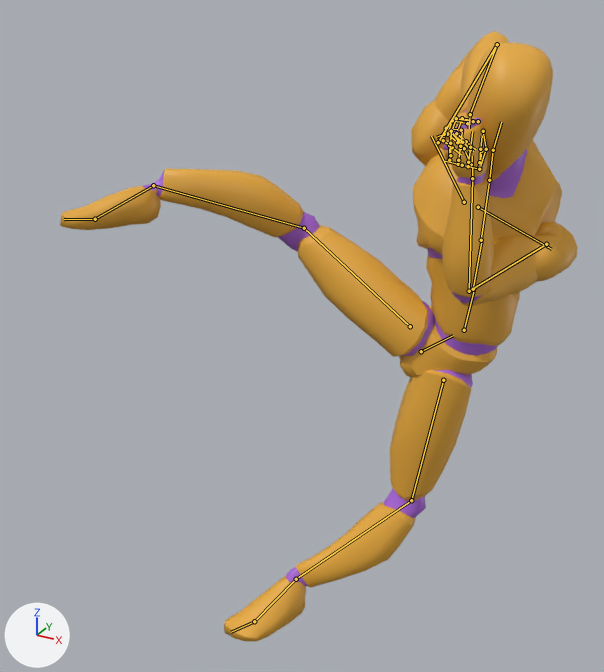
What one commit did to the glTF model public/models/quaternius/blender-kicks-core.glb.
Rendered twice from a camera (50 mm lens) standing at (1.189, -1.898, 1.797) and looking at (0.239, -0.17, 0.932). Lighting does not change. The marker at lower left points along +X, +Y and +Z. The picture after the commit comes second. Both versions are drawn at frame 13 of the action 'BF_RisingKick_R'; the numbers are the values there. The bones that change, and the others that lie on the model, are drawn over the model as lines.

The first picture shows 'Mannequin'.
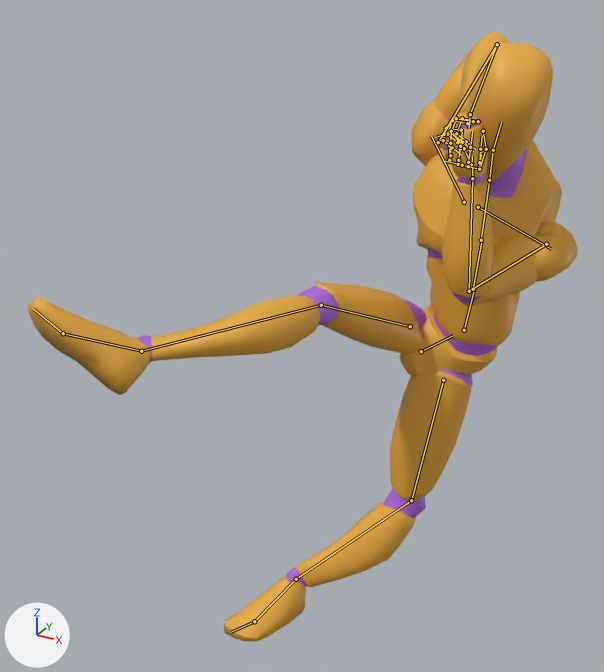
Commit message: Generate measured Motion Foundry V6 kick actions

Location of each change, [x1, y1, x2, y2] in pixels of the pictures (604 x 672 px):
'Mannequin', posed (6% wider)
    before: [60, 31, 578, 641]
    after: [28, 31, 578, 641]
bone 'thigh_r', root to tip
    before: (410, 326) to (304, 228)
    after: (410, 326) to (321, 305)
bone 'foot_r', root to tip
    before: (153, 185) to (95, 219)
    after: (141, 351) to (63, 333)

What the commit changed:
Bone 'thigh_r' (bone_thigh_r) turns from (-42, -109, 114) to (-129, 5, -113) degrees about its own x, y and z.
Bone 'foot_r' (bone_foot_r) turns from (-20, 163, -8) to (53, -6, -58) degrees about its own x, y and z.
